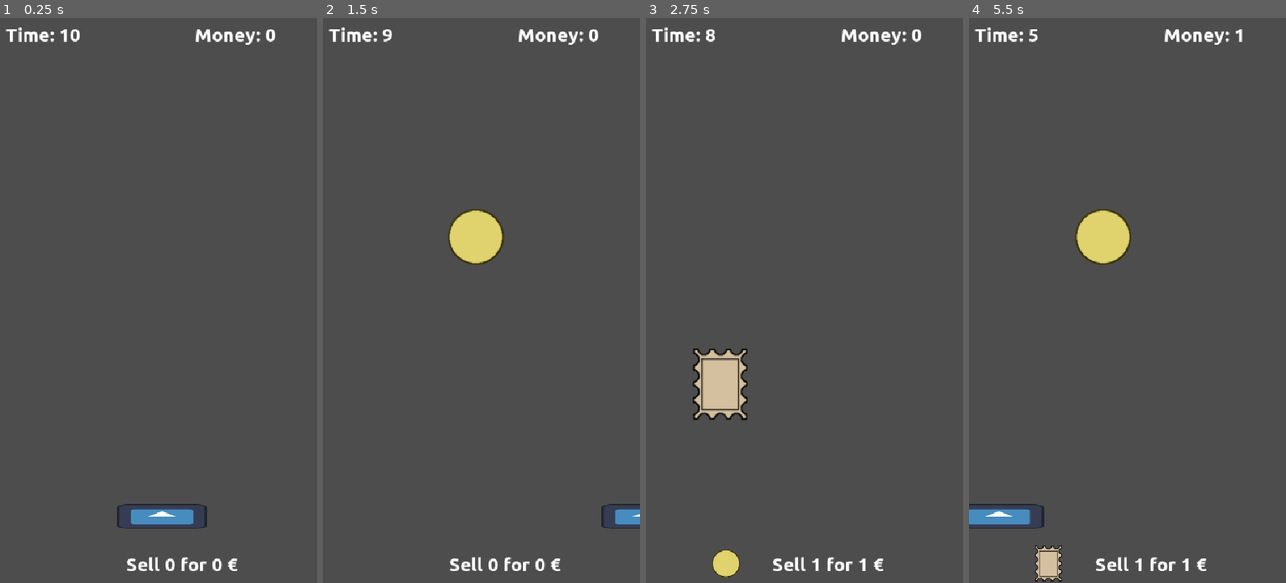
Above: before the commit, frames 1-4 (left to right).
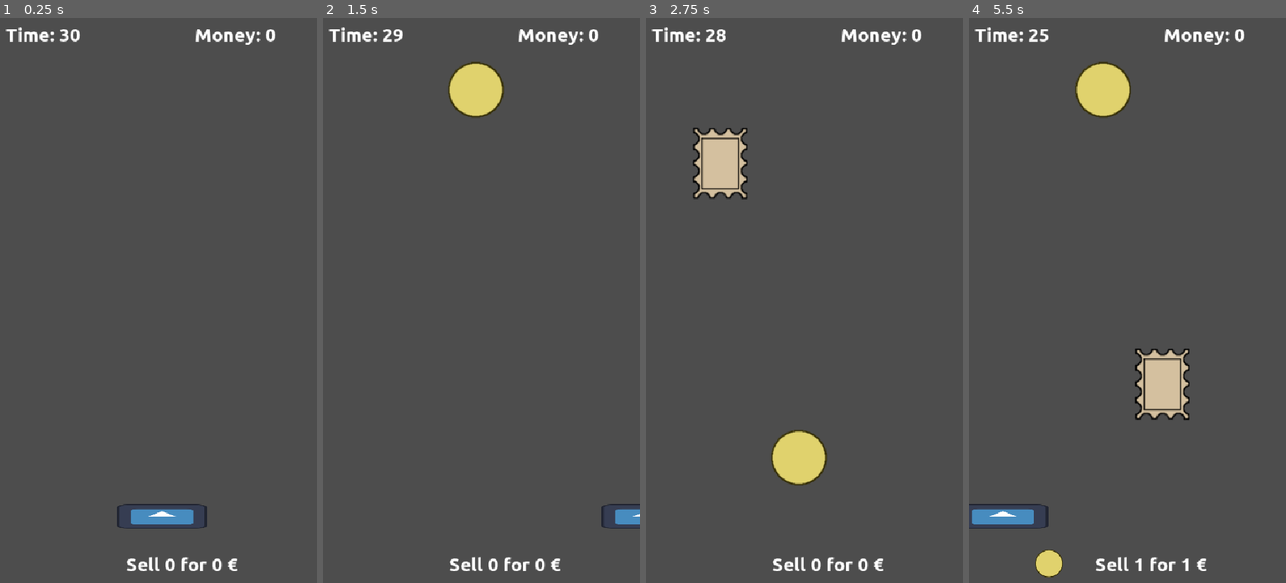
Above: after the commit, the same moments.

Repository: moisesjbc/la-kolektanto
Game: Godot game, scene res://gameplay/main/main.tscn
Two runs of this game, one before a commit and one after it. Both use one fixed random seed, a clock stepped at 60 frames per second and the inputs below. The engine's default icon, where the game draws it, is replaced by a stand-in: a white triangle on a blue panel in a dark square.
Inputs:
- Up to frame 1 (0.25 s): no input
- Up to frame 2 (1.5 s): tap Enter at 0.5 s; hold Right (ui_right) 0.53-1.28 s; tap Space at 0.77 s; hold Left (ui_left) from 1.28 s (still down)
- Up to frame 3 (2.75 s): tap Space at 1.52 s; release Left (ui_left) at 2.03 s; hold Right (ui_right) from 2.03 s (still down)
- Up to frame 4 (5.5 s): tap Space at 3.02, 3.77, 4.52 s; release Right (ui_right) at 3.53 s; hold Left (ui_left) from 3.53 s (still down)

The runs differ from the first frame. In frame 1, less than 0.1% of the frame differs, in the area x 18-22%, y 2-5%; in frame 2, 2.8%; in frame 3, 5.5%, in the area x 14-71%, y 2-99%; in frame 4, 5.4%.

Commit message:
Adjust game parameters

Diff:
--- a/godot-project/gameplay/collectible/collectible.gd
+++ b/godot-project/gameplay/collectible/collectible.gd
@@ -1,6 +1,6 @@
 extends CharacterBody2D
 
-var SPEED: float = 1000
+var SPEED: float = 500
 var DIRECTION: Vector2 = Vector2(0, 1.0)
 var TYPE = "coin"
 
--- a/godot-project/gameplay/main/main.gd
+++ b/godot-project/gameplay/main/main.gd
@@ -3,7 +3,7 @@
 signal time_elapsed(seconds_left: int)
 signal game_over
 
-var seconds_left: int = 10
+var seconds_left: int = 30
 
 
 func _on_countdown_timer_timeout() -> void:
